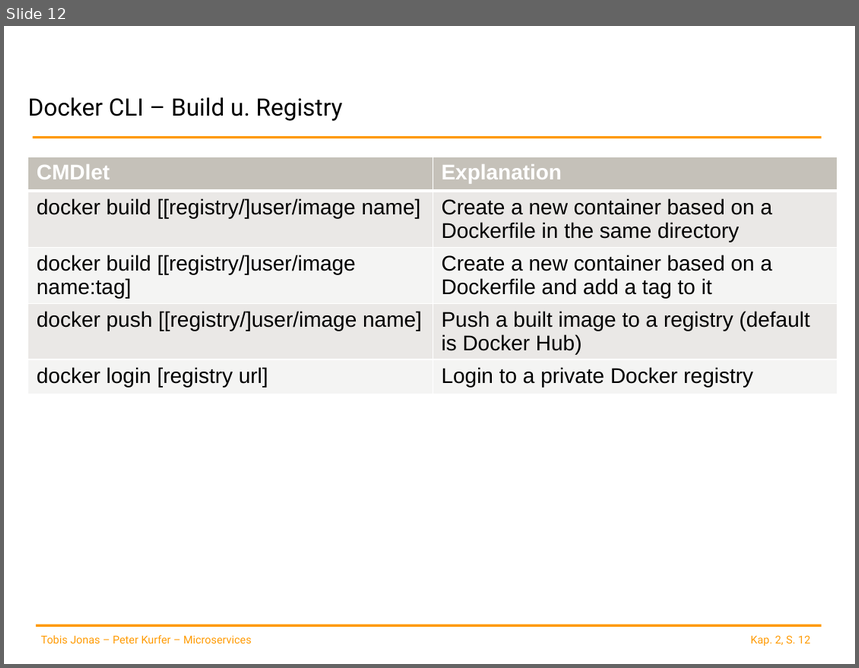
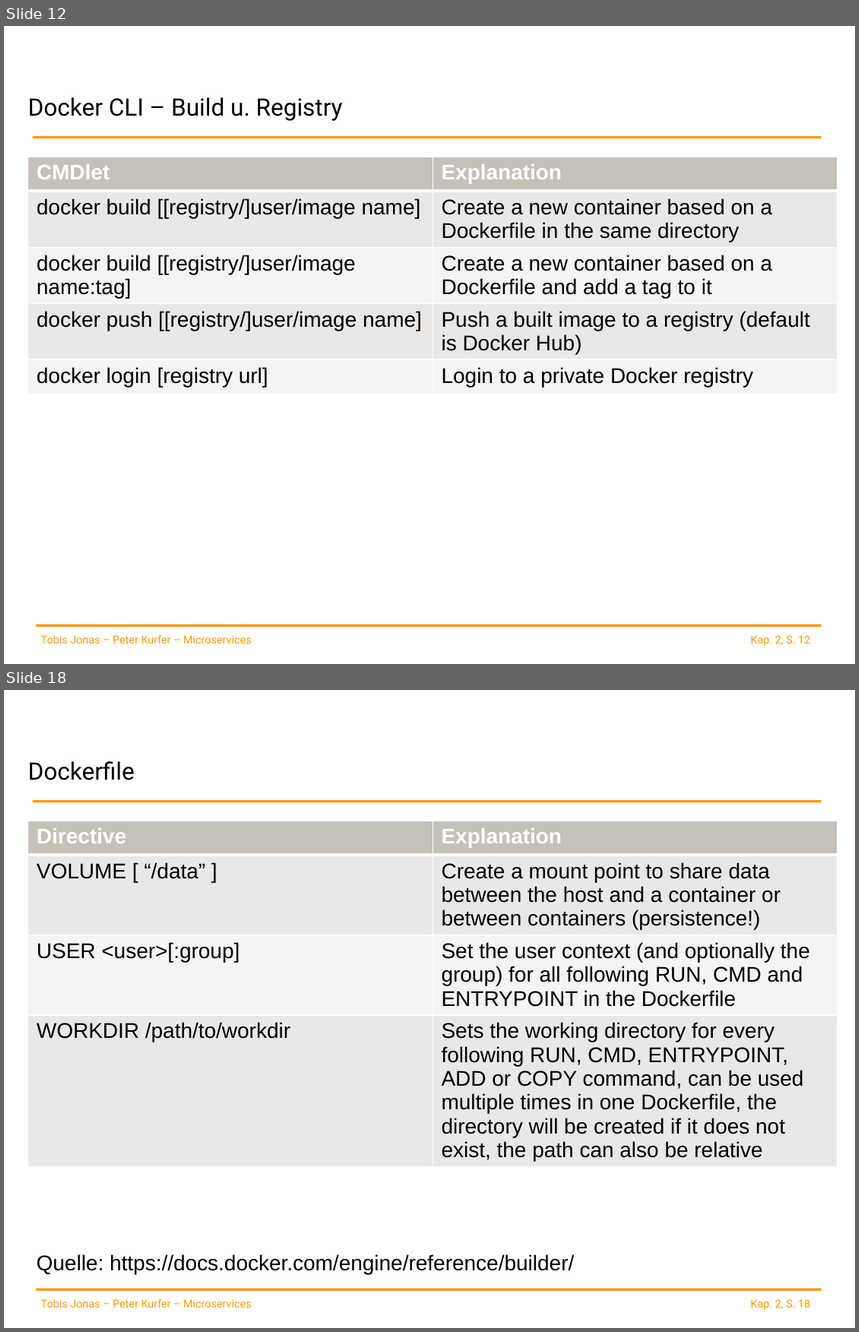
Before and after one commit to spoeck/Lectures, a slide deck: 02-Container-and-Provisioning/ContainerProvisioning.pptx. Shown one above the other, each under a label of ours: slide 12 before the commit, slides 12 and 18 after it; the slides between them are not shown. The pictures are 859x668 and 859x1332 pixels, drawn with LibreOffice and Linux fonts; fonts in the diff are those of the drawing; background and template pictures are left out. Boxes give left, top, right and bottom in pixels: in the first picture for what was removed or moved away, otherwise in the second. Text is boxed around its words. In the diff, an @@ line names an element or a change of style, - is before the commit and + after.

Commit message:
added slides about Docker image creation and Dockerfile spec

```diff
--- a/02-Container-and-Provisioning/ContainerProvisioning.pptx
+++ b/02-Container-and-Provisioning/ContainerProvisioning.pptx
@@ slide 18 added at <box>4,690,855,1328</box>, background #FFFFFF; not listed: 4 template elements that a slide beside it also shows @@
@@ title added at <box>28,761,135,780</box>, 20.3 pt, text #000000 @@
+Dockerfile
@@ table added at <box>28,820,838,1164</box>, 4 rows, 2 columns @@
+Directive | Explanation
+VOLUME [ “/data” ] | Create a mount point to share data between the host and a container or between containers (persistence!)
+USER <user>[:group] | Set the user context (and optionally the group) for all following RUN, CMD and ENTRYPOINT in the Dockerfile
+WORKDIR /path/to/workdir | Sets the working directory for every following RUN, CMD, ENTRYPOINT, ADD or COPY command, can be used multiple times in one Dockerfile, the directory will be created if it does not exist, the path can also be relative
@@ text added at <box>37,1255,574,1274</box>, 18 pt, text #000000 @@
+Quelle: https://docs.docker.com/engine/reference/builder/
```
Also in this commit, not shown: 2 slides changed, 5 other slides added.
